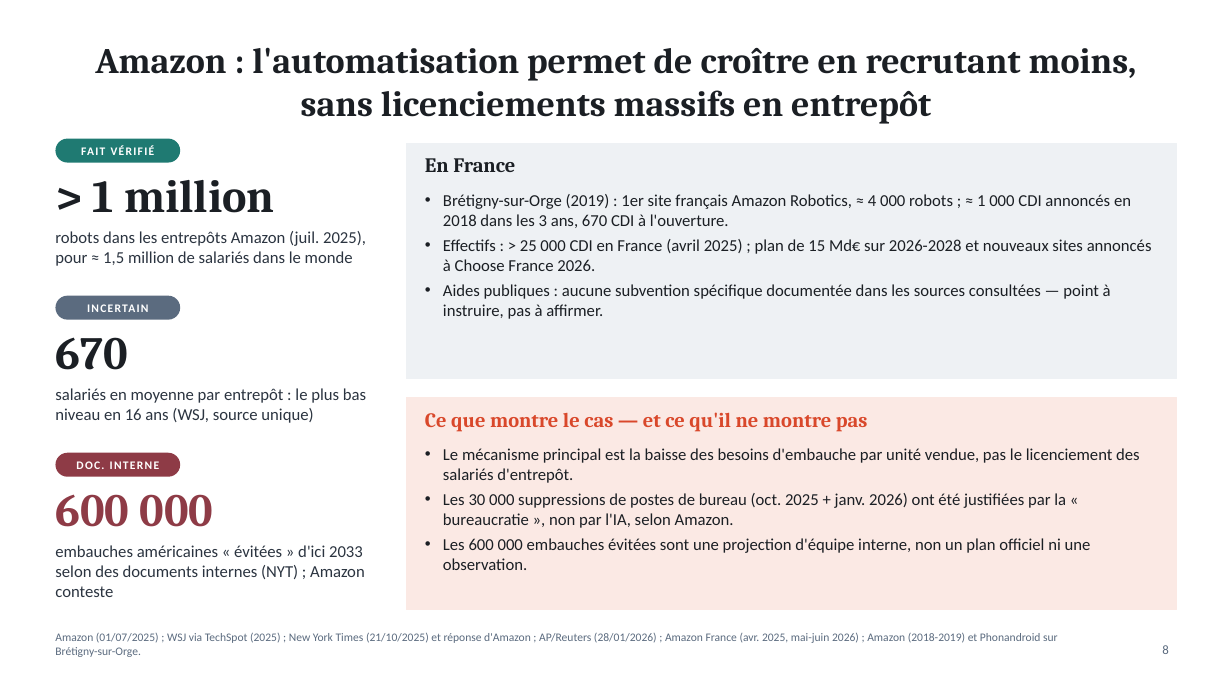
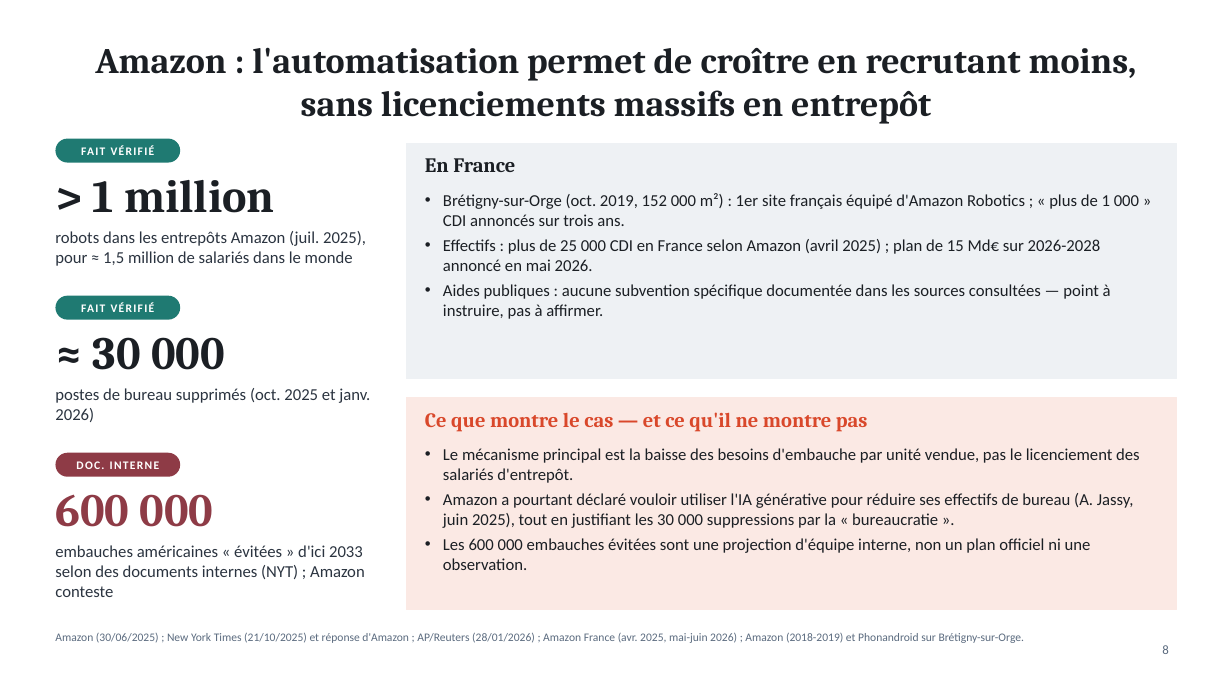
Before and after one commit to ordiform69-png/1er-projet-, a slide deck: slide 8 of enquete-ia-travail/IA-robotique-travail-France.pptx. Drawn at 1232x693 pixels with LibreOffice and Linux fonts; fonts in the diff are those of the drawing. Boxes give left, top, right and bottom in pixels: in the first picture for what was removed or moved away, otherwise in the second. Text is boxed around its words. In the diff, an @@ line names an element or a change of style, - is before the commit and + after.

```diff
--- a/enquete-ia-travail/IA-robotique-travail-France.pptx
+++ b/enquete-ia-travail/IA-robotique-travail-France.pptx
@@ text at (443,193,1139,271): text changed @@
-• Brétigny-sur-Orge (2019) : 1er site français Amazon Robotics, ≈ 4 000 robots ; ≈ 1 000 CDI annoncés en 2018 dans les 3 ans, 670 CDI à l'ouverture.
-• Effectifs : > 25 000 CDI en France (avril 2025) ; plan de 15 Md€ sur 2026-2028 et nouveaux sites annoncés à Choose France 2026.
+• Brétigny-sur-Orge (oct. 2019, 152 000 m²) : 1er site français équipé d'Amazon Robotics ; « plus de 1 000 » CDI annoncés sur trois ans.
+• Effectifs : plus de 25 000 CDI en France selon Amazon (avril 2025) ; plan de 15 Md€ sur 2026-2028 annoncé en mai 2026.
@@ text in rounded rectangle at (55,296,180,320): text changed @@
-INCERTAIN
+FAIT VÉRIFIÉ
@@ rounded rectangle "FAIT VÉRIFIÉ" at (55,296,180,320): fill #5B6B7F to #1F7A72 @@
@@ text at (93,337,225,370): text changed @@
-670
+≈ 30 000
@@ text at (55,388,370,422): text changed @@
-salariés en moyenne par entrepôt : le plus bas niveau en 16 ans (WSJ, source unique)
+postes de bureau supprimés (oct. 2025 et janv. 2026)
@@ text at (443,493,1133,528): text changed @@
-• Les 30 000 suppressions de postes de bureau (oct. 2025 + janv. 2026) ont été justifiées par la « bureaucratie », non par l'IA, selon Amazon.
+• Amazon a pourtant déclaré vouloir utiliser l'IA générative pour réduire ses effectifs de bureau (A. Jassy, juin 2025), tout en justifiant les 30 000 suppressions par la « bureaucratie ».
@@ text at (55,633,1024,643): text changed @@
-Amazon (01/07/2025) ; WSJ via TechSpot (2025) ; New York Times (21/10/2025) et réponse d'Amazon ; AP/Reuters (28/01/2026) ; Amazon France (avr. 2025, mai-juin 2026) ; Amazon (2018-2019) et Phonandroid sur Brétigny-sur-Orge.
+Amazon (30/06/2025) ; New York Times (21/10/2025) et réponse d'Amazon ; AP/Reuters (28/01/2026) ; Amazon France (avr. 2025, mai-juin 2026) ; Amazon (2018-2019) et Phonandroid sur Brétigny-sur-Orge.
```
Also in this commit, not shown: 13 other slides changed, 6 other files.
